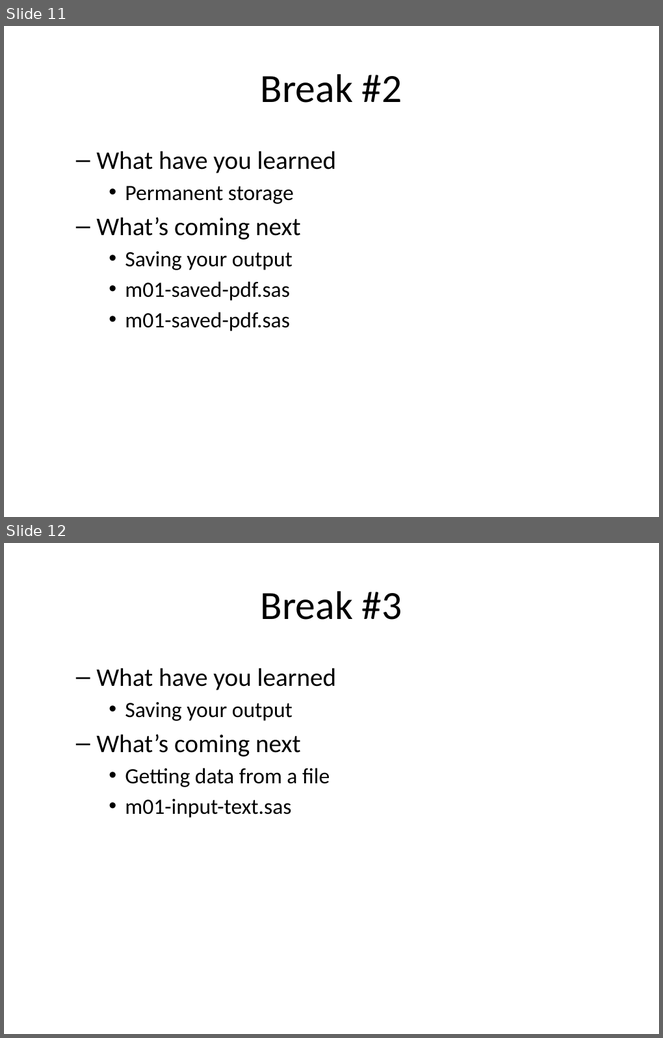
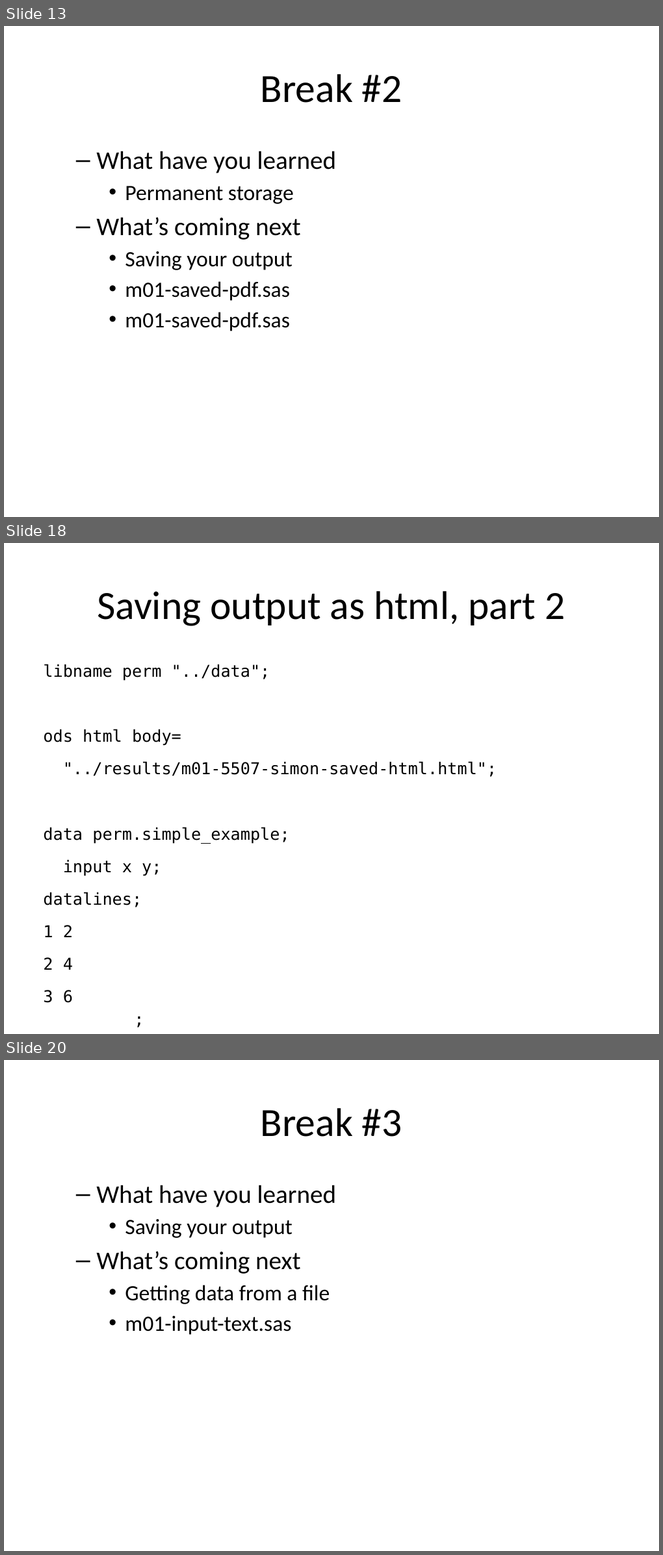
Before and after one commit to pmean/introduction-to-SAS, a slide deck: results/m01-basic-program.pptx. Shown one above the other, each under a label of ours: slides 11 and 12 before the commit, slides 13, 18 and 20 after it; the slides between them are not shown. The pictures are 663x1038 and 663x1555 pixels, drawn with LibreOffice and Linux fonts; fonts in the diff are those of the drawing. Boxes give left, top, right and bottom in pixels: in the first picture for what was removed or moved away, otherwise in the second. Text is boxed around its words. In the diff, an @@ line names an element or a change of style, - is before the commit and + after.

```diff
--- a/results/m01-basic-program.pptx
+++ b/results/m01-basic-program.pptx
@@ slide 18 added at <box>4,543,659,1034</box>, background #FFFFFF @@
@@ title added at <box>97,591,565,626</box>, 44 pt, text #000000 @@
+Saving output as html, part 2
@@ text added at <box>43,664,497,970</box>, 18 pt, text #000000 @@
+libname perm "../data";
+ods html body=
+"../results/m01-5507-simon-saved-html.html";
+data perm.simple_example;
+input x y;
+datalines;
+1 2
+2 4
+3 6
+;
@@ what was slide 11 is now slide 13 @@
@@ what was slide 12 is now slide 20 @@
```
Also in this commit, not shown: 3 slides changed, 11 other slides added, 6 other files.
